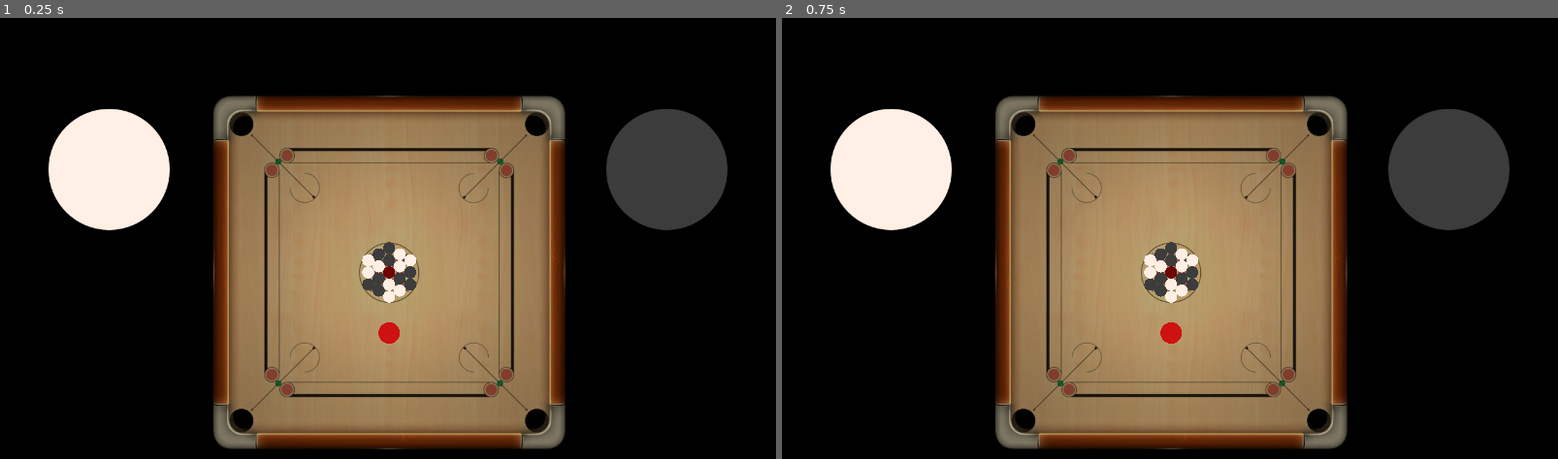
Above: before the commit, frames 1-2 (left to right).
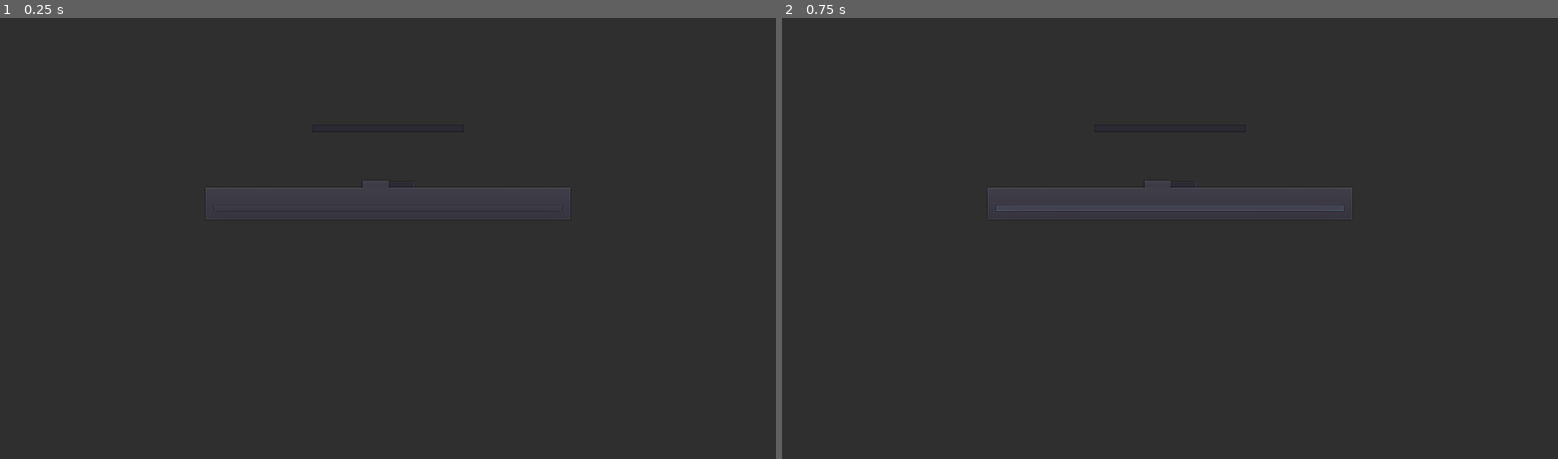
Above: after the commit, the same moments.

Repository: Ajver/Carrom
Game: Godot game, scene res://Scenes/Main/Main.tscn
Same seed, same stepped clock (60 frames per second), same inputs: the game is played once before the commit and once after it.
Inputs (mouse positions are in pixels of both pictures, inside the frame that each line leads up to):
- Up to frame 1 (0.25 s): no input
- Up to frame 2 (0.75 s): click (1170, 207) at 0.5 s, where only the run after the commit has a clickable "Create game"

The runs differ from the first frame. In frame 1, 96% of the frame differs, in the area x 0-100%, y 0-100%; in frame 2, 96%.

Commit message:
Create lobby

Diff:
--- /dev/null
+++ b/Assets/Fonts/font_24.tres
@@ -0,0 +1,7 @@
+[gd_resource type="DynamicFont" load_steps=2 format=2]
+
+[ext_resource path="res://Assets/Fonts/Shadow.otf" type="DynamicFontData" id=1]
+
+[resource]
+size = 24
+font_data = ExtResource( 1 )
--- a/Scenes/Board/Board.tscn
+++ b/Scenes/Game/Board/Board.tscn
@@ -1,11 +1,11 @@
 [gd_scene load_steps=10 format=2]
 
-[ext_resource path="res://Scenes/Board/Board.gd" type="Script" id=1]
+[ext_resource path="res://Scenes/Game/Board/Board.gd" type="Script" id=1]
 [ext_resource path="res://Assets/Graphics/carrom.png" type="Texture" id=2]
-[ext_resource path="res://Scenes/Board/Corner.tscn" type="PackedScene" id=3]
-[ext_resource path="res://Scenes/Board/SnappingLine.tscn" type="PackedScene" id=4]
-[ext_resource path="res://Scenes/Board/PiecesManager.gd" type="Script" id=5]
-[ext_resource path="res://Scenes/Board/Rules.gd" type="Script" id=6]
+[ext_resource path="res://Scenes/Game/Board/Corner.tscn" type="PackedScene" id=3]
+[ext_resource path="res://Scenes/Game/Board/SnappingLine.tscn" type="PackedScene" id=4]
+[ext_resource path="res://Scenes/Game/Board/PiecesManager.gd" type="Script" id=5]
+[ext_resource path="res://Scenes/Game/Board/Rules.gd" type="Script" id=6]
 
 [sub_resource type="PhysicsMaterial" id=1]
 bounce = 1.0
@@ -14,9 +14,10 @@
 extents = Vector2( 973, 450 )
 
 [sub_resource type="RectangleShape2D" id=3]
-extents = Vector2( 395, 970 )
+extents = Vector2( 397, 970 )
 
 [node name="Board" type="Node2D"]
+editor/display_folded = true
 position = Vector2( 640, 415 )
 script = ExtResource( 1 )
 
@@ -40,7 +41,6 @@
 rotation = 4.71239
 
 [node name="Edges" type="StaticBody2D" parent="."]
-editor/display_folded = true
 visible = false
 collision_layer = 32
 collision_mask = 0
--- a/Scenes/Board/Rules.gd
+++ b/Scenes/Game/Board/Rules.gd
@@ -67,6 +67,12 @@
 	get_current_player().set_current()
 
 func reset(player_color:String) -> void:
+	main = get_node("/root/Main")
+	pieces_manager = main.find_node("PiecesManager")
+	players = {
+		"white": main.find_node("Player1"),
+		"black": main.find_node("Player2")
+	}
 	set_current_player(player_color)
 
 func set_current_player(player_color:String) -> void:
--- a/Scenes/Board/SnappingLine.tscn
+++ b/Scenes/Game/Board/SnappingLine.tscn
@@ -1,6 +1,7 @@
 [gd_scene load_steps=3 format=2]
 
-[ext_resource path="res://Scenes/Board/SnappingLine.gd" type="Script" id=1]
+[ext_resource path="res://Scenes/Game/Board/SnappingLine.gd" type="Script" id=1]
+
 
 [sub_resource type="CapsuleShape2D" id=1]
 radius = 17.7
--- /dev/null
+++ b/Scenes/Game/Game.tscn
@@ -0,0 +1,45 @@
+[gd_scene load_steps=4 format=2]
+
+[ext_resource path="res://Scenes/Main/GameTitle.tscn" type="PackedScene" id=1]
+[ext_resource path="res://Scenes/Main/PlayerPanel.tscn" type="PackedScene" id=2]
+[ext_resource path="res://Scenes/Game/Board/Board.tscn" type="PackedScene" id=3]
+
+[node name="Game" type="Node"]
+
+[node name="UI" type="MarginContainer" parent="."]
+anchor_right = 1.0
+anchor_bottom = 1.0
+mouse_filter = 2
+custom_constants/margin_right = 20
+custom_constants/margin_top = 20
+custom_constants/margin_left = 20
+custom_constants/margin_bottom = 20
+
+[node name="VBoxContainer" type="VBoxContainer" parent="UI"]
+margin_left = 20.0
+margin_top = 20.0
+margin_right = 1260.0
+margin_bottom = 708.0
+mouse_filter = 2
+
+[node name="GameTitle" parent="UI/VBoxContainer" instance=ExtResource( 1 )]
+
+[node name="HBoxContainer" type="HBoxContainer" parent="UI/VBoxContainer"]
+margin_top = 101.0
+margin_right = 1240.0
+margin_bottom = 688.0
+mouse_filter = 2
+size_flags_vertical = 3
+custom_constants/separation = 600
+alignment = 1
+
+[node name="Player1" parent="UI/VBoxContainer/HBoxContainer" instance=ExtResource( 2 )]
+margin_right = 320.0
+piece_type = "white"
+
+[node name="Player2" parent="UI/VBoxContainer/HBoxContainer" instance=ExtResource( 2 )]
+margin_left = 920.0
+piece_type = "black"
+
+[node name="Board" parent="." instance=ExtResource( 3 )]
+position = Vector2( 642, 420 )
--- /dev/null
+++ b/Scenes/Lobby/Lobby.gd
@@ -0,0 +1,20 @@
+extends Control
+
+onready var main = get_node("/root/Main")
+
+func _on_JoinGameBtn_pressed() -> void:
+	var game_ip = get_game_ip()
+
+	# TODO
+
+func get_game_ip() -> String:
+	var game_ip_text_enter = find_node("GameIP")
+	return game_ip_text_enter.text
+
+func _on_CreateGameBtn_pressed() -> void:
+	Network.create_server(get_player_name())
+	#main.start_game()
+
+func get_player_name() -> String:
+	var player_name_text_enter = find_node("NameEnter")
+	return player_name_text_enter.text
--- /dev/null
+++ b/Scenes/Lobby/Lobby.tscn
@@ -0,0 +1,170 @@
+[gd_scene load_steps=6 format=2]
+
+[ext_resource path="res://Scenes/Lobby/Lobby.gd" type="Script" id=1]
+[ext_resource path="res://Scenes/Main/GameTitle.tscn" type="PackedScene" id=2]
+[ext_resource path="res://Assets/Fonts/font_40.tres" type="DynamicFont" id=3]
+[ext_resource path="res://Assets/Fonts/font_32.tres" type="DynamicFont" id=4]
+[ext_resource path="res://Assets/Fonts/font_24.tres" type="DynamicFont" id=5]
+
+[node name="Lobby" type="Control"]
+anchor_right = 1.0
+anchor_bottom = 1.0
+script = ExtResource( 1 )
+
+[node name="ColorRect" type="ColorRect" parent="."]
+anchor_right = 1.0
+anchor_bottom = 1.0
+color = Color( 0.188235, 0.188235, 0.188235, 1 )
+
+[node name="MarginContainer" type="MarginContainer" parent="."]
+anchor_right = 1.0
+anchor_bottom = 1.0
+custom_constants/margin_right = 20
+custom_constants/margin_top = 20
+custom_constants/margin_left = 20
+custom_constants/margin_bottom = 20
+
+[node name="VBoxContainer" type="VBoxContainer" parent="MarginContainer"]
+margin_left = 20.0
+margin_top = 20.0
+margin_right = 1260.0
+margin_bottom = 708.0
+rect_pivot_offset = Vector2( 1720, 50 )
+custom_constants/separation = 100
+
+[node name="GameTitle" parent="MarginContainer/VBoxContainer" instance=ExtResource( 2 )]
+
+[node name="VBoxContainer" type="VBoxContainer" parent="MarginContainer/VBoxContainer"]
+margin_top = 197.0
+margin_right = 1240.0
+margin_bottom = 609.0
+custom_constants/separation = 40
+
+[node name="LobbyHeader" type="Label" parent="MarginContainer/VBoxContainer/VBoxContainer"]
+margin_right = 1240.0
+margin_bottom = 43.0
+custom_fonts/font = ExtResource( 3 )
+text = "Lobby"
+align = 1
+
+[node name="CenterContainer3" type="CenterContainer" parent="MarginContainer/VBoxContainer/VBoxContainer"]
+margin_top = 83.0
+margin_right = 1240.0
+margin_bottom = 171.0
+
+[node name="HBoxContainer" type="VBoxContainer" parent="MarginContainer/VBoxContainer/VBoxContainer/CenterContainer3"]
+margin_left = 495.0
+margin_right = 745.0
+margin_bottom = 88.0
+custom_constants/separation = 10
+alignment = 1
+
+[node name="Name" type="Label" parent="MarginContainer/VBoxContainer/VBoxContainer/CenterContainer3/HBoxContainer"]
+margin_right = 250.0
+margin_bottom = 34.0
+custom_fonts/font = ExtResource( 4 )
+text = "Enter your name:"
+
+[node name="NameEnter" type="LineEdit" parent="MarginContainer/VBoxContainer/VBoxContainer/CenterContainer3/HBoxContainer"]
+margin_top = 44.0
+margin_right = 250.0
+margin_bottom = 88.0
+rect_min_size = Vector2( 250, 0 )
+custom_fonts/font = ExtResource( 4 )
+max_length = 16
+
+[node name="CenterContainer" type="CenterContainer" parent="MarginContainer/VBoxContainer/VBoxContainer"]
+margin_top = 211.0
+margin_right = 1240.0
+margin_bottom = 211.0
+
+[node name="CenterContainer2" type="CenterContainer" parent="MarginContainer/VBoxContainer/VBoxContainer"]
+margin_top = 251.0
+margin_right = 1240.0
+margin_bottom = 412.0
+
+[node name="TabContainer" type="TabContainer" parent="MarginContainer/VBoxContainer/VBoxContainer/CenterContainer2"]
+margin_left = 320.0
+margin_right = 920.0
+margin_bottom = 161.0
+rect_min_size = Vector2( 600, 0 )
+custom_fonts/font = ExtResource( 5 )
+
+[node name="Create Game" type="MarginContainer" parent="MarginContainer/VBoxContainer/VBoxContainer/CenterContainer2/TabContainer"]
+editor/display_folded = true
+anchor_right = 1.0
+anchor_bottom = 1.0
+margin_left = 4.0
+margin_top = 44.0
+margin_right = -4.0
+margin_bottom = -4.0
+custom_constants/margin_right = 10
+custom_constants/margin_top = 10
+custom_constants/margin_left = 10
+custom_constants/margin_bottom = 10
+
+[node name="VBoxContainer" type="VBoxContainer" parent="MarginContainer/VBoxContainer/VBoxContainer/CenterContainer2/TabContainer/Create Game"]
+margin_left = 10.0
+margin_top = 10.0
+margin_right = 582.0
+margin_bottom = 103.0
+custom_constants/separation = 10
+
+[node name="Title" type="Label" parent="MarginContainer/VBoxContainer/VBoxContainer/CenterContainer2/TabContainer/Create Game/VBoxContainer"]
+margin_right = 572.0
+margin_bottom = 34.0
+custom_fonts/font = ExtResource( 4 )
+text = "Create new game"
+
+[node name="CreateGameBtn" type="Button" parent="MarginContainer/VBoxContainer/VBoxContainer/CenterContainer2/TabContainer/Create Game/VBoxContainer"]
+margin_top = 44.0
+margin_right = 572.0
+margin_bottom = 93.0
+rect_min_size = Vector2( 260, 0 )
+custom_fonts/font = ExtResource( 3 )
+text = "Create game"
+
+[node name="Join Game" type="MarginContainer" parent="MarginContainer/VBoxContainer/VBoxContainer/CenterContainer2/TabContainer"]
+editor/display_folded = true
+visible = false
+anchor_right = 1.0
+anchor_bottom = 1.0
+margin_left = 4.0
+margin_top = 44.0
+margin_right = -4.0
+margin_bottom = -4.0
+custom_constants/margin_right = 10
+custom_constants/margin_top = 10
+custom_constants/margin_left = 10
+custom_constants/margin_bottom = 10
+
+[node name="VBoxContainer" type="VBoxContainer" parent="MarginContainer/VBoxContainer/VBoxContainer/CenterContainer2/TabContainer/Join Game"]
+margin_left = 10.0
+margin_top = 10.0
+margin_right = 582.0
+margin_bottom = 157.0
+custom_constants/separation = 10
+
+[node name="Title" type="Label" parent="MarginContainer/VBoxContainer/VBoxContainer/CenterContainer2/TabContainer/Join Game/VBoxContainer"]
+margin_right = 572.0
+margin_bottom = 34.0
+custom_fonts/font = ExtResource( 4 )
+text = "Enter existing game IP address:"
+
+[node name="GameIP" type="LineEdit" parent="MarginContainer/VBoxContainer/VBoxContainer/CenterContainer2/TabContainer/Join Game/VBoxContainer"]
+margin_top = 44.0
+margin_right = 572.0
+margin_bottom = 88.0
+rect_min_size = Vector2( 250, 0 )
+custom_fonts/font = ExtResource( 4 )
+max_length = 16
+
+[node name="JoinGameBtn" type="Button" parent="MarginContainer/VBoxContainer/VBoxContainer/CenterContainer2/TabContainer/Join Game/VBoxContainer"]
+margin_top = 98.0
+margin_right = 572.0
+margin_bottom = 147.0
+rect_min_size = Vector2( 260, 0 )
+custom_fonts/font = ExtResource( 3 )
+text = "Join game"
+[connection signal="pressed" from="MarginContainer/VBoxContainer/VBoxContainer/CenterContainer2/TabContainer/Create Game/VBoxContainer/CreateGameBtn" to="." method="_on_CreateGameBtn_pressed"]
+[connection signal="pressed" from="MarginContainer/VBoxContainer/VBoxContainer/CenterContainer2/TabContainer/Join Game/VBoxContainer/JoinGameBtn" to="." method="_on_JoinGameBtn_pressed"]
--- /dev/null
+++ b/Scenes/Main/GameTitle.tscn
@@ -0,0 +1,10 @@
+[gd_scene load_steps=2 format=2]
+
+[ext_resource path="res://Assets/Fonts/font_92.tres" type="DynamicFont" id=1]
+
+[node name="GameTitle" type="Label"]
+margin_right = 1240.0
+margin_bottom = 97.0
+custom_fonts/font = ExtResource( 1 )
+text = "Carrom"
+align = 1
--- a/Scenes/Main/Main.gd
+++ b/Scenes/Main/Main.gd
@@ -1,5 +1,14 @@
-extends Control
+extends Node
+
+onready var lobby = find_node("Lobby")
+
+var Game = preload("res://Scenes/Game/Game.tscn")
 
 func _input(event) -> void:
 	if Input.is_key_pressed(KEY_ESCAPE):
 		get_tree().quit()
+
+func start_game() -> void:
+	var game = Game.instance()
+	call_deferred("add_child", game)
+	lobby.hide()
--- a/Scenes/Main/Main.tscn
+++ b/Scenes/Main/Main.tscn
@@ -1,55 +1,9 @@
-[gd_scene load_steps=5 format=2]
+[gd_scene load_steps=3 format=2]
 
 [ext_resource path="res://Scenes/Main/Main.gd" type="Script" id=1]
-[ext_resource path="res://Assets/Fonts/font_92.tres" type="DynamicFont" id=2]
-[ext_resource path="res://Scenes/Main/PlayerPanel.tscn" type="PackedScene" id=3]
-[ext_resource path="res://Scenes/Board/Board.tscn" type="PackedScene" id=4]
+[ext_resource path="res://Scenes/Lobby/Lobby.tscn" type="PackedScene" id=2]
 
-[node name="Main" type="Control"]
-anchor_right = 1.0
-anchor_bottom = 1.0
-mouse_filter = 2
+[node name="Main" type="Node"]
 script = ExtResource( 1 )
 
-[node name="MarginContainer" type="MarginContainer" parent="."]
-anchor_right = 1.0
-anchor_bottom = 1.0
-mouse_filter = 2
-custom_constants/margin_right = 20
-custom_constants/margin_top = 20
-custom_constants/margin_left = 20
-custom_constants/margin_bottom = 20
-
-[node name="VBoxContainer" type="VBoxContainer" parent="MarginContainer"]
-margin_left = 20.0
-margin_top = 20.0
-margin_right = 1260.0
-margin_bottom = 708.0
-mouse_filter = 2
-
-[node name="Title" type="Label" parent="MarginContainer/VBoxContainer"]
-margin_right = 1240.0
-margin_bottom = 97.0
-custom_fonts/font = ExtResource( 2 )
-text = "Carrom"
-align = 1
-
-[node name="HBoxContainer" type="HBoxContainer" parent="MarginContainer/VBoxContainer"]
-margin_top = 101.0
-margin_right = 1240.0
-margin_bottom = 688.0
-mouse_filter = 2
-size_flags_vertical = 3
-custom_constants/separation = 600
-alignment = 1
-
-[node name="Player1" parent="MarginContainer/VBoxContainer/HBoxContainer" instance=ExtResource( 3 )]
-margin_right = 320.0
-piece_type = "white"
-
-[node name="Player2" parent="MarginContainer/VBoxContainer/HBoxContainer" instance=ExtResource( 3 )]
-margin_left = 920.0
-piece_type = "black"
-
-[node name="Board" parent="." instance=ExtResource( 4 )]
-position = Vector2( 642, 420 )
+[node name="Lobby" parent="." instance=ExtResource( 2 )]
--- a/Scenes/Pieces/Striker.gd
+++ b/Scenes/Pieces/Striker.gd
@@ -10,7 +10,7 @@
 onready var area = $Area2D
 onready var pointer = $Pointer
 
-const MAX_POSITION : float = 280.0
+const MAX_POSITION : float = 245.0
 
 var COLORS = {
 	"valid_area": Color8(255, 255, 255),
--- /dev/null
+++ b/Scripts/Network.gd
@@ -0,0 +1,19 @@
+extends Node
+
+const DEFAULT_IP = '127.0.0.1'
+const DEFAULT_PORT = 31400
+const MAX_PLAYERS = 2
+
+var players = {}
+var self_data = {
+	name = '',
+	score = 0
+}
+
+
+func create_server(player_name) -> void:
+	self_data.name = player_name
+	players[1] = self_data
+	var peer = NetworkedMultiplayerENet.new()
+	peer.create_server(DEFAULT_PORT, MAX_PLAYERS)
+	get_tree().set_network_peer(peer)
--- a/project.godot
+++ b/project.godot
@@ -18,6 +18,10 @@
 config/name="Carrom"
 run/main_scene="res://Scenes/Main/Main.tscn"
 config/icon="res://icon.png"
+
+[autoload]
+
+Network="*res://Scripts/Network.gd"
 
 [display]
 
Renamed: Scenes/Board/Board.gd -> Scenes/Game/Board/Board.gd
Renamed: Scenes/Board/Corner.tscn -> Scenes/Game/Board/Corner.tscn
Renamed: Scenes/Board/PiecesManager.gd -> Scenes/Game/Board/PiecesManager.gd
Renamed: Scenes/Board/SnappingLine.gd -> Scenes/Game/Board/SnappingLine.gd
